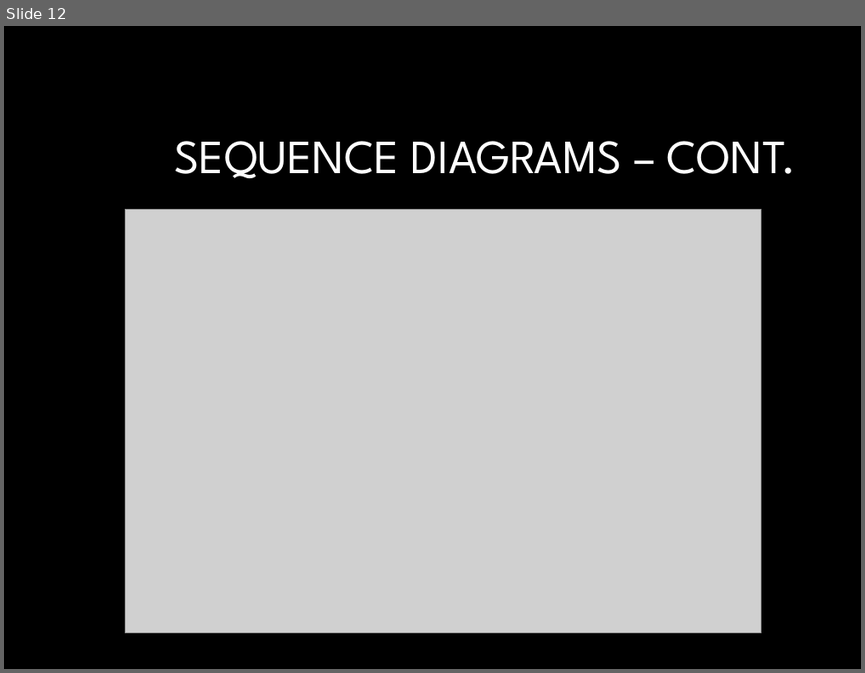
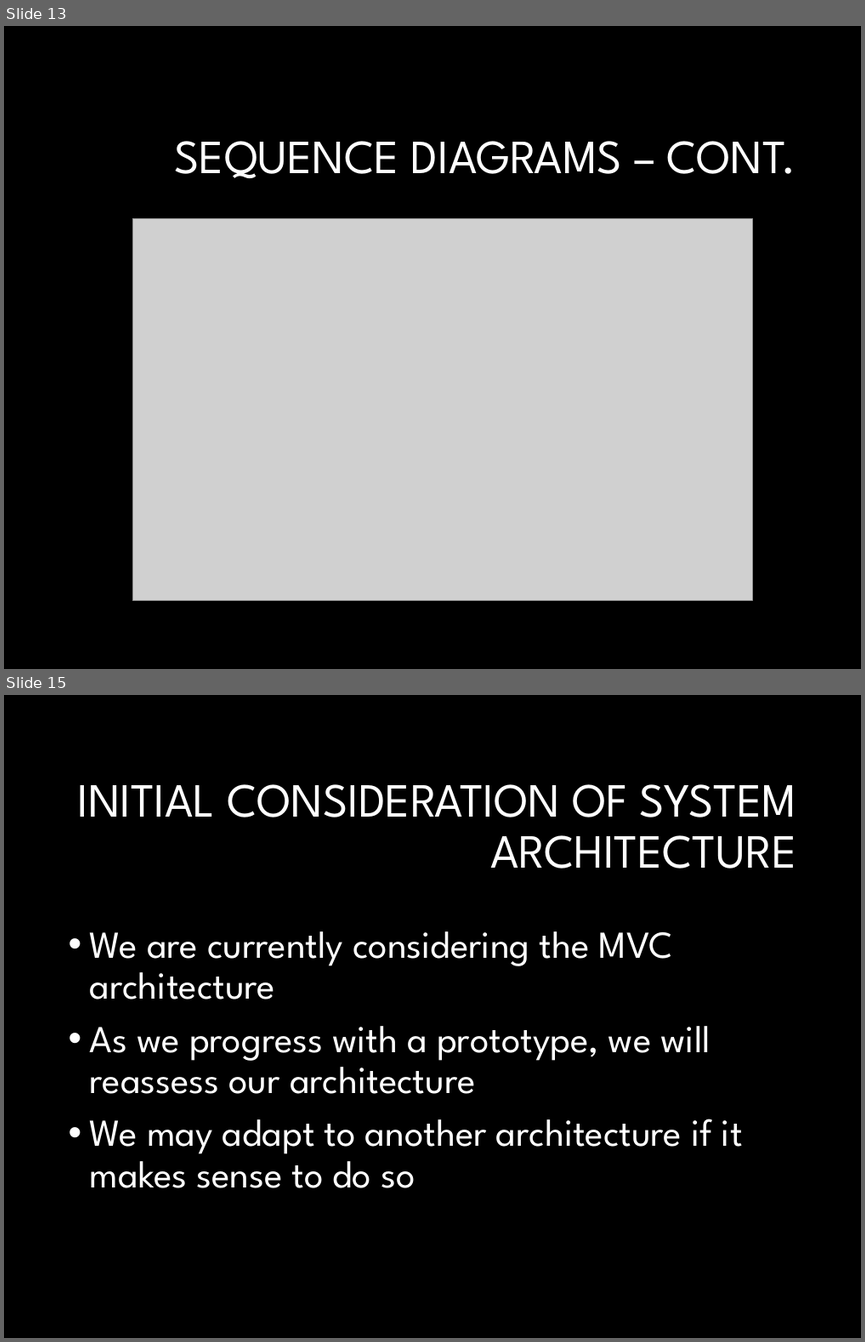
Before and after one commit to NateChristiansen/SeniorProject, a slide deck: Documents/Presentations/Presentation1.pptx. Shown one above the other, each under a label of ours: slide 12 before the commit, slides 13 and 15 after it; the slides between them are not shown. The pictures are 865x673 and 865x1342 pixels, drawn with LibreOffice and Linux fonts; fonts in the diff are those of the drawing; grey boxes stand for pictures; background and template pictures are left out. Boxes give left, top, right and bottom in pixels: in the first picture for what was removed or moved away, otherwise in the second. Text is boxed around its words. In the diff, an @@ line names an element or a change of style, - is before the commit and + after.

```diff
--- a/Documents/Presentations/Presentation1.pptx
+++ b/Documents/Presentations/Presentation1.pptx
@@ slide 15 added at <box>4,695,861,1338</box>, background #000000 @@
@@ title added at <box>77,784,797,868</box>, 40 pt, text #FFFFFF @@
+INITIAL CONSIDERATION OF SYSTEM ARCHITECTURE
@@ text added at <box>90,931,743,1188</box>, 32 pt, text #FFFFFF @@
+• We are currently considering the MVC architecture
+• As we progress with a prototype, we will reassess our architecture
+• We may adapt to another architecture if it makes sense to do so
@@ what was slide 12 is now slide 13 @@
@@ slide 13 changed as well @@
@@ picture: place and size @@
-picture at <box>126,210,761,633</box>
+picture at <box>132,218,752,600</box>
```
Also in this commit, not shown: 8 other slides changed, 6 other slides added, 3 slides removed, 3 other files.
